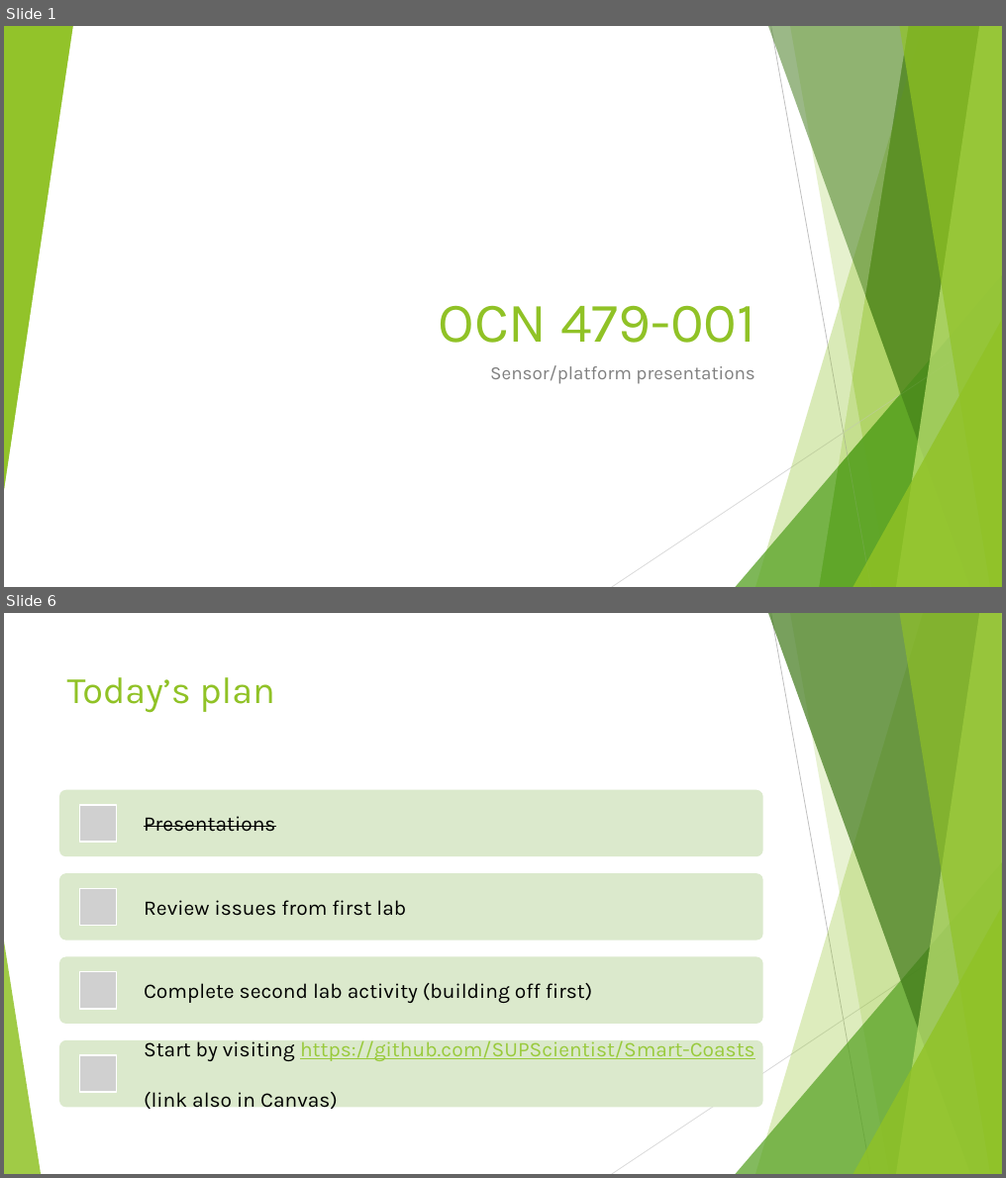
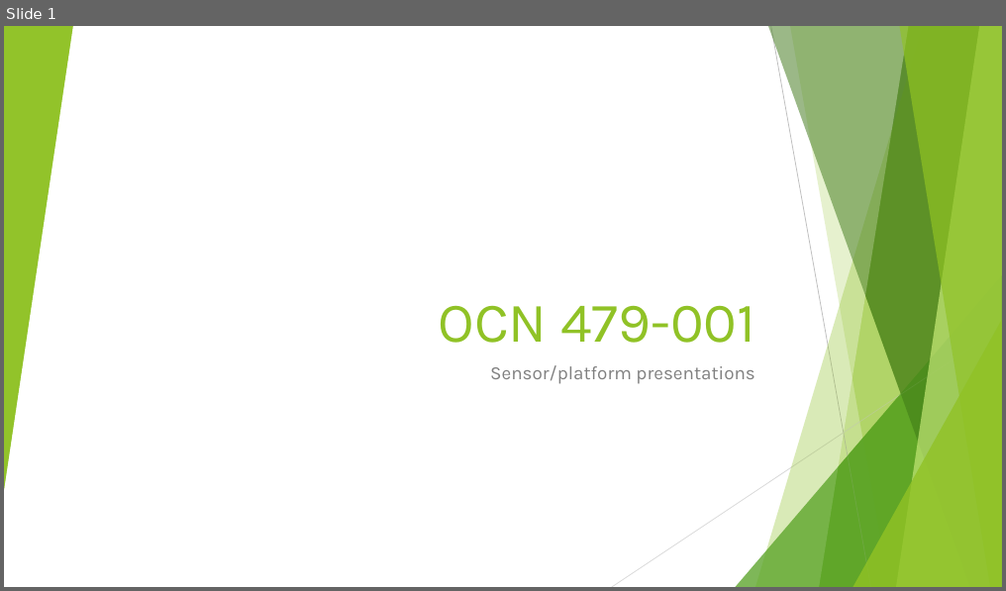
Before and after one commit to SUPScientist/Smart-Coasts, a slide deck: Class-03-Presentation1/OCN479_Lecture03_SensorPresentations.pptx. Shown one above the other, each under a label of ours: slides 1 and 6 before the commit, slide 1 after it; the slides between them are not shown. The pictures are 1006x1178 and 1006x591 pixels, drawn with LibreOffice and Linux fonts; fonts in the diff are those of the drawing; grey boxes stand for pictures; background and template pictures are left out. Boxes give left, top, right and bottom in pixels: in the first picture for what was removed or moved away, otherwise in the second. Text is boxed around its words. In the diff, an @@ line names an element or a change of style, - is before the commit and + after.

```diff
--- a/Class-03-Presentation1/OCN479_Lecture03_SensorPresentations.pptx
+++ b/Class-03-Presentation1/OCN479_Lecture03_SensorPresentations.pptx
@@ slide 6 removed at <box>4,613,1002,1174</box>, background #FFFFFF; not listed: 7 template elements that a slide beside it also shows @@
@@ line removed from (771, 613) to (871, 1174) @@
@@ title removed at <box>67,677,275,713</box> @@
-Today’s plan
@@ line removed from (1002, 915) to (612, 1174) @@
@@ triangle removed at <box>4,942,41,1174</box> @@
@@ group removed at <box>59,789,763,1113</box>: 4 rounded rectangles, 4 pictures, 4 texts @@
-Presentations
-Review issues from first lab
-Complete second lab activity (building off first)
-Start by visiting https://github.com/SUPScientist/Smart-Coasts
-(link also in Canvas)
```
Also in this commit, not shown: 3 slides changed, 1 slide added, 1 other slide removed, 1 other file.
